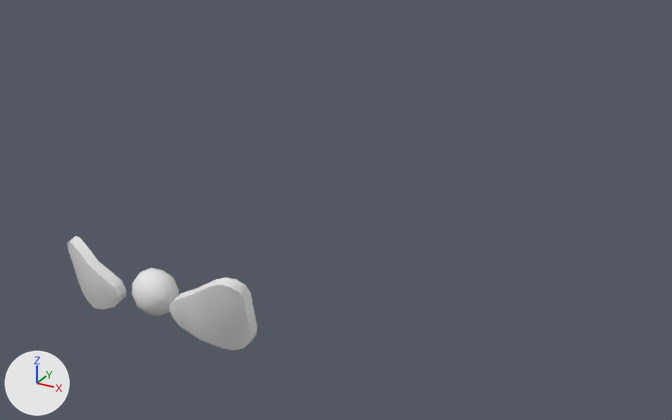
The OBJ model tools/make_wear4/art/export/bowtie_sky.obj as it was, and as the next commit left it.
Before and after are seen from a camera (50 mm lens) standing at (0.86, -1.025, 0.688) and looking at (0.035, 0.475, -0.062). Arrows for +X, +Y and +Z are at lower left; the lights stay in place. The first picture is the older version. Where no turn or scale is listed for an object, it has been applied to the vertices.

The first picture shows 'knot', 'wing+1', 'wing-1'.
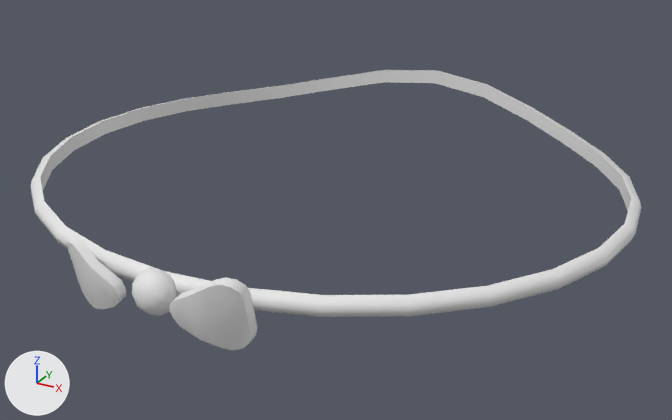
Boxes [x1, y1, x2, y2] around the edits, measured in the pictures (672 x 420 px):
'band', added: after [31, 70, 641, 317]

The change in detail:
Mesh me_band is new.
It has 140 vertices, 280 faces and spans x -0.609..0.609, y -0.038..1.06, z -0.016..0.086.
Object 'band' (ob_band) is new; it shows me_band.
Its location is (0.0, 0.0, 0.0).
